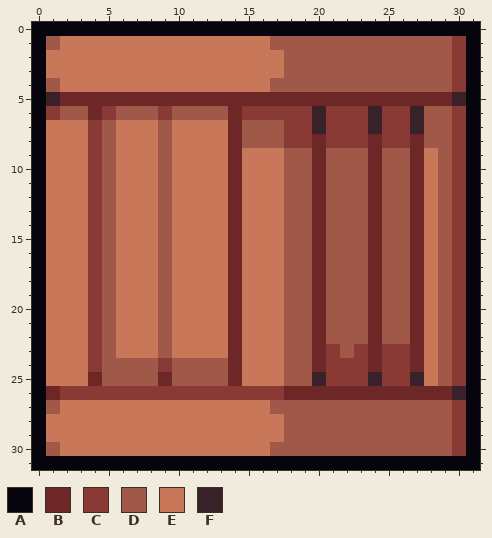
A pixel-art sprite gets an edit: sprites/furnitures/wooden_box.png. This is how it looked before the edit.
The file is 32x32 pixels.
Palette (. is transparent): A #06050d  B #6e2727  C #893a34  D #a05848  E #c87858  F #392129
New version:
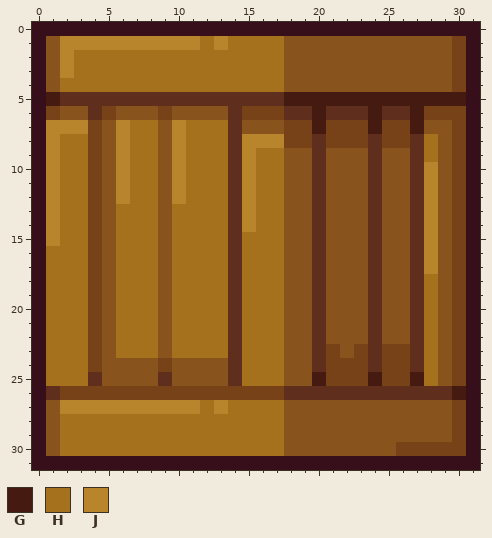
Colours new in this view: G #451a10  H #a6711d  J #b8852c
Edits made:
Colour A changes from #06050d to #360f1a.
Colour B changes from #6e2727 to #602e1c.
Colour C changes from #893a34 to #784218.
Colour D changes from #a05848 to #89531d.
Colour C becomes colour B in row 6 at x 18 to 19, 21 to 23 and 25 to 26.
Colour D becomes colour C in row 6 at x 28 to 29; in row 30 at x 26 to 29.
Colour E becomes colour D in rows 2 to 3 at x 1; in rows 28 to 29 at x 1.
Colour B becomes colour G in row 5 at x 18 to 29.
Colour F becomes colour G in row 5 at x 1 and 30; in rows 6 to 7 at x 20, 24 and 27; in row 25 at x 20, 24 and 27; in row 26 at x 30.
Colour D becomes colour H in row 1 at x 17; in row 4 at x 17; in row 8 at x 28; in row 27 at x 17; in row 30 at x 17.
Colour E becomes colour H in row 1 at x 12 and 14 to 16; in rows 2 to 3 at x 3 to 17; in row 4 at x 2 to 16; in row 7 at x 7 to 8 and 11 to 13; in row 8 at x 2 to 3, 7 to 8 and 11 to 13; in row 9 at x 2 to 3, 7 to 8, 11 to 13, 16 to 17 and 28.
Colour E becomes colour H in rows 10 to 12 at x 2 to 3, 7 to 8, 11 to 13 and 16 to 17; in rows 13 to 14 at x 2 to 3, 6 to 8, 10 to 13 and 16 to 17; in row 15 at x 2 to 3, 6 to 8, 10 to 13 and 15 to 17; in rows 16 to 17 at x 1 to 3, 6 to 8, 10 to 13 and 15 to 17; in rows 18 to 23 at x 1 to 3, 6 to 8, 10 to 13, 15 to 17 and 28; in rows 24 to 25 at x 1 to 3, 15 to 17 and 28.
Colour E becomes colour H in row 27 at x 12 and 14 to 16; in rows 28 to 29 at x 2 to 17; in row 30 at x 2 to 16.
Colour D becomes colour J in row 8 at x 15 to 17.
Colour E becomes colour J in row 1 at x 2 to 11 and 13; in rows 2 to 3 at x 2; in row 7 at x 1 to 3, 6 and 10; in row 8 at x 1, 6 and 10; in row 9 at x 1, 6, 10 and 15; in rows 10 to 12 at x 1, 6, 10, 15 and 28.
Colour E becomes colour J in rows 13 to 14 at x 1, 15 and 28; in row 15 at x 1 and 28; in rows 16 to 17 at x 28; in row 27 at x 2 to 11 and 13.
Boxes around the changes in both pictures, in picture pixels (x1, y1, x2, y2):
changed: (32, 22, 480, 470)
